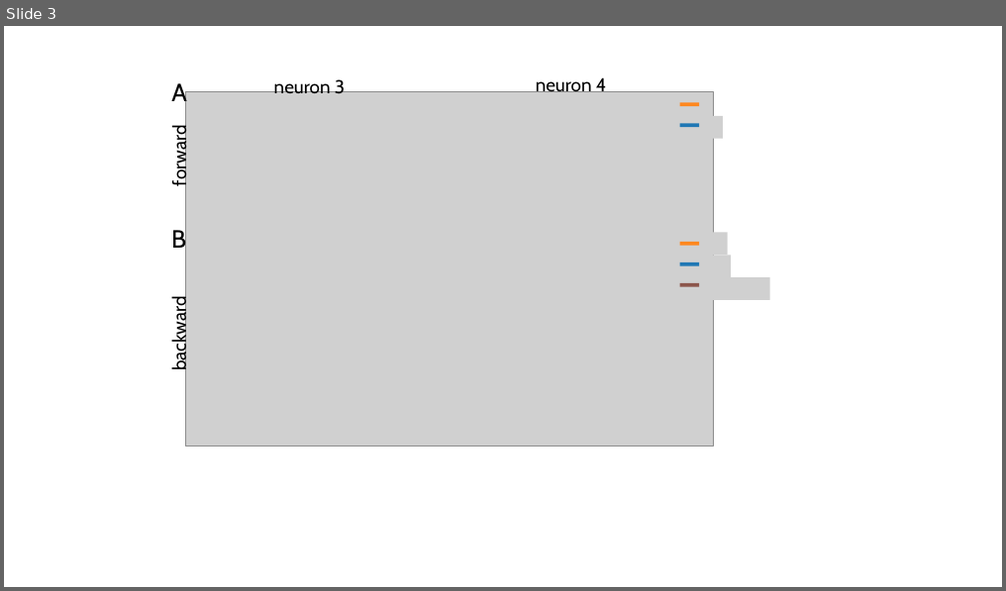
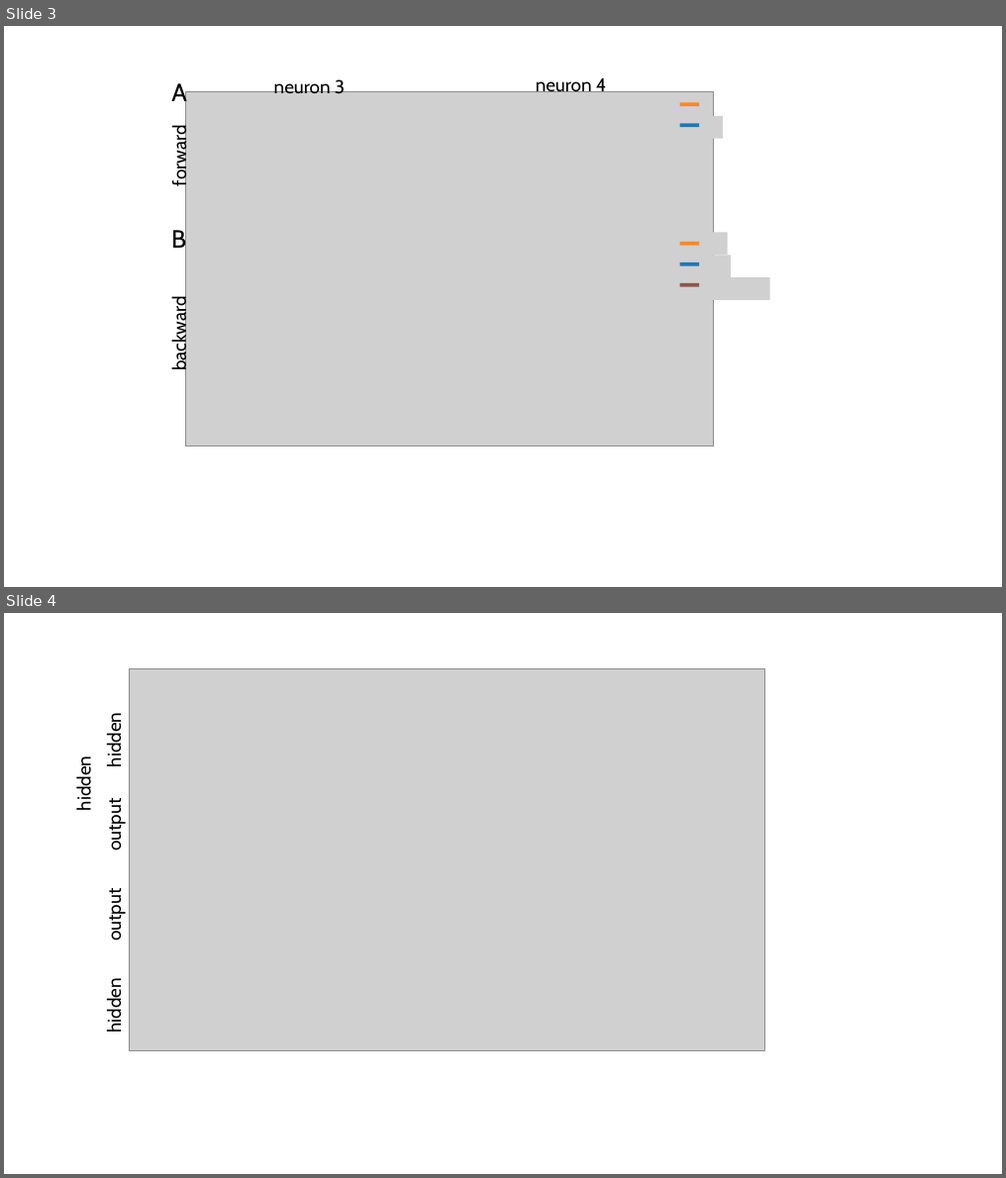
Before and after one commit to mbalazs98/deventprop, a slide deck: figures.pptx. Shown one above the other, each under a label of ours: slide 3 before the commit, slides 3 and 4 after it. The pictures are 1006x591 and 1006x1178 pixels, drawn with LibreOffice and Linux fonts; fonts in the diff are those of the drawing; grey boxes stand for pictures; background and template pictures are left out. Boxes give left, top, right and bottom in pixels: in the first picture for what was removed or moved away, otherwise in the second. Text is boxed around its words. In the diff, an @@ line names an element or a change of style, - is before the commit and + after.

```diff
--- a/figures.pptx
+++ b/figures.pptx
@@ slide 4 added at (x1=4, y1=613, x2=1002, y2=1174), background #FFFFFF @@
@@ picture added at (x1=129, y1=669, x2=765, y2=1051) @@
@@ text added at (x1=103, y1=718, x2=126, y2=766), 18 pt, text #000000 @@
+hidden
@@ text added at (x1=72, y1=761, x2=95, y2=810), 18 pt, text #000000 @@
+hidden
@@ text added at (x1=103, y1=805, x2=126, y2=851), 18 pt, text #000000 @@
+output
@@ text added at (x1=103, y1=893, x2=126, y2=940), 18 pt, text #000000 @@
+output
@@ text added at (x1=103, y1=983, x2=126, y2=1032), 18 pt, text #000000 @@
+hidden
```
Also in this commit, not shown: 2 other files.
